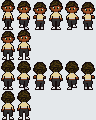
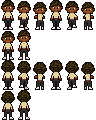
Revision of a layered 96×120 image; what changed, layer by layer:
painted on "character" over [1,14,95,116]
hid "Background" over [0,0,96,120]
